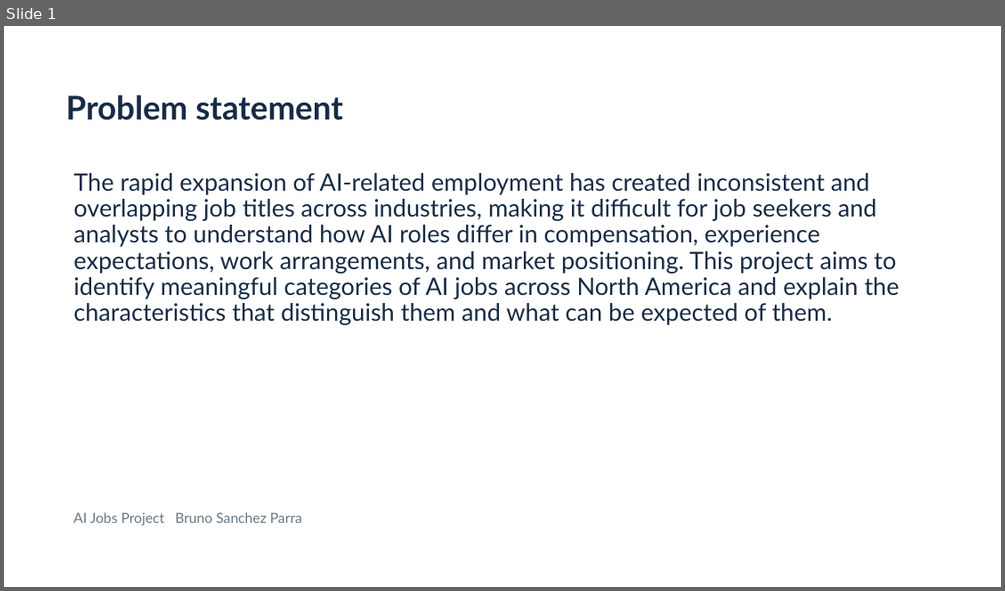
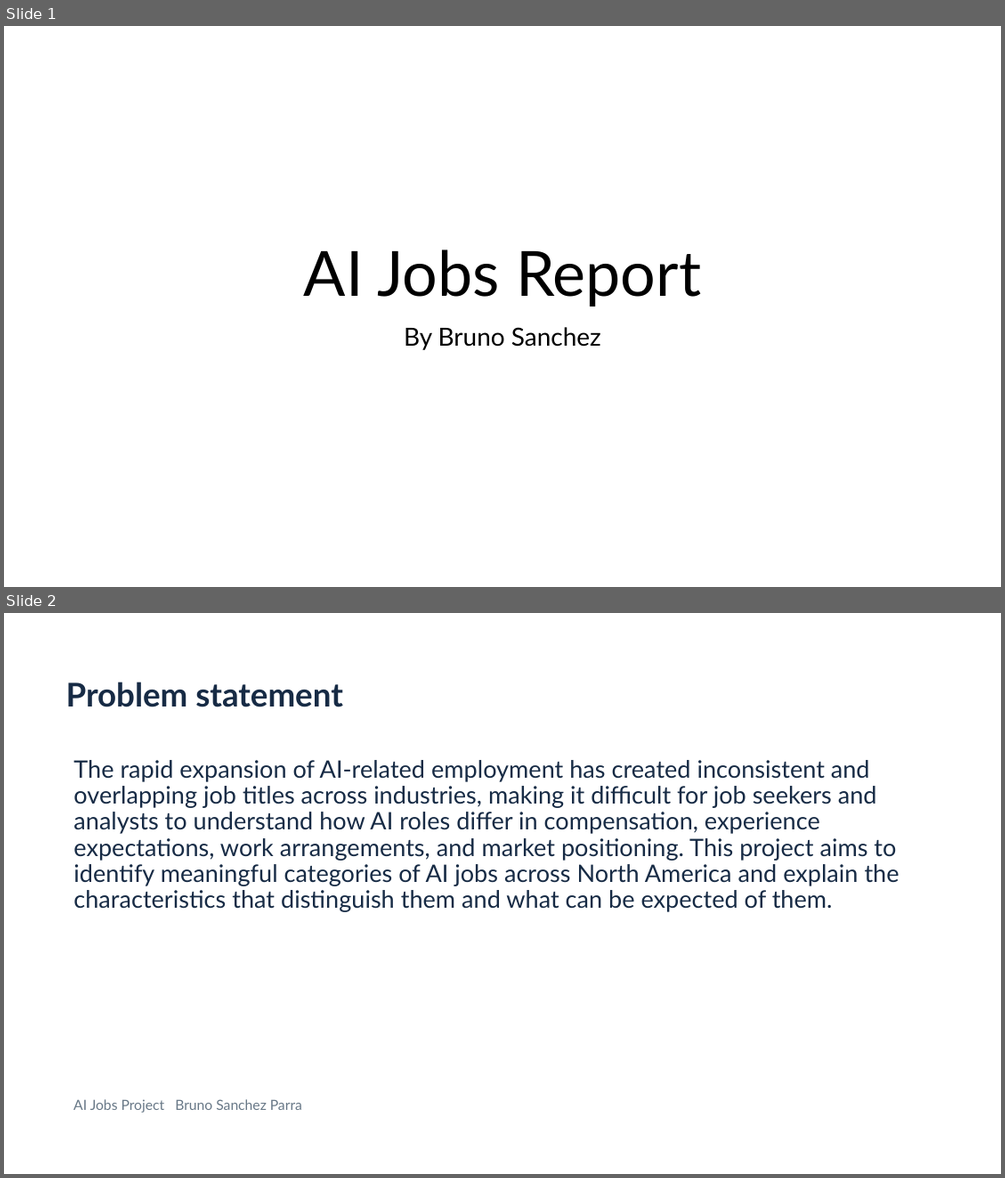
Before and after one commit to BruSalSprouts/ai-job-categories, a slide deck: reports/AI Jobs Project.pptx. Shown one above the other, each under a label of ours: slide 1 before the commit, slides 1 and 2 after it. The pictures are 1005x591 and 1005x1178 pixels, drawn with LibreOffice and Linux fonts; fonts in the diff are those of the drawing. Boxes give left, top, right and bottom in pixels: in the first picture for what was removed or moved away, otherwise in the second. Text is boxed around its words. In the diff, an @@ line names an element or a change of style, - is before the commit and + after.

Commit message:
added name

```diff
--- a/reports/AI Jobs Project.pptx
+++ b/reports/AI Jobs Project.pptx
@@ slide 1 added at (4, 26, 1001, 587), background #FFFFFF @@
@@ title added at (304, 249, 701, 306), 60 pt, text #000000 @@
+AI Jobs Report
@@ subtitle added at (404, 327, 601, 350), 24 pt, text #000000 @@
+By Bruno Sanchez
@@ what was slide 1 is now slide 2 @@
```
